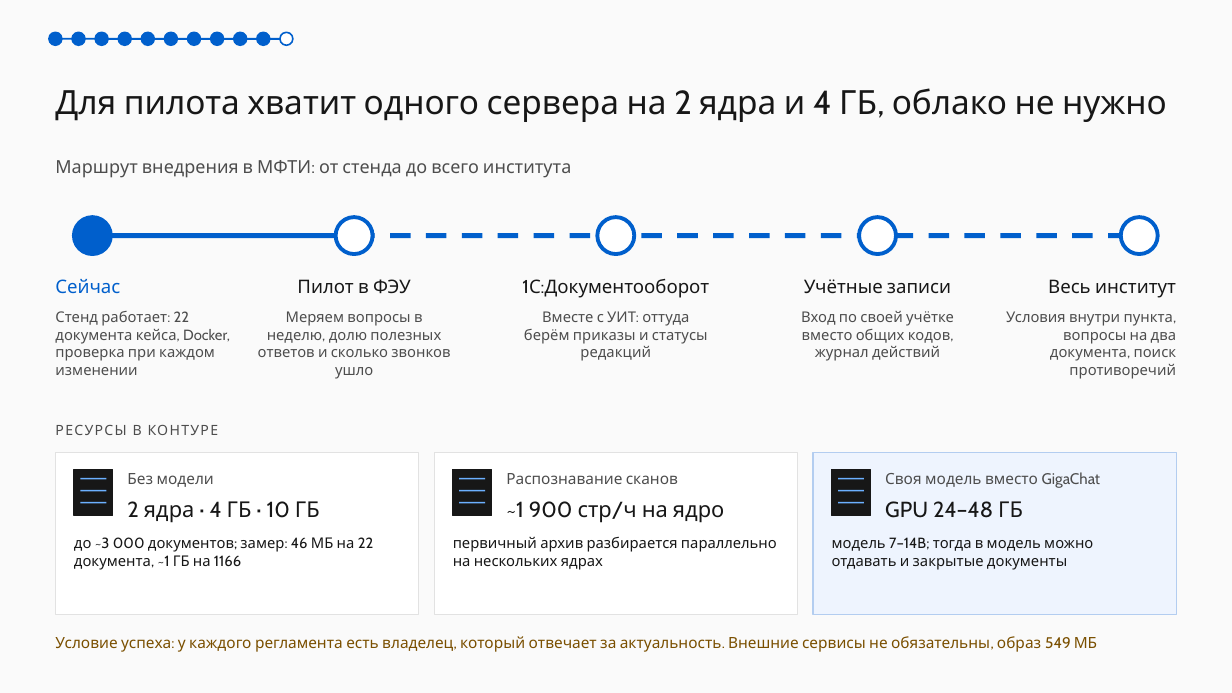
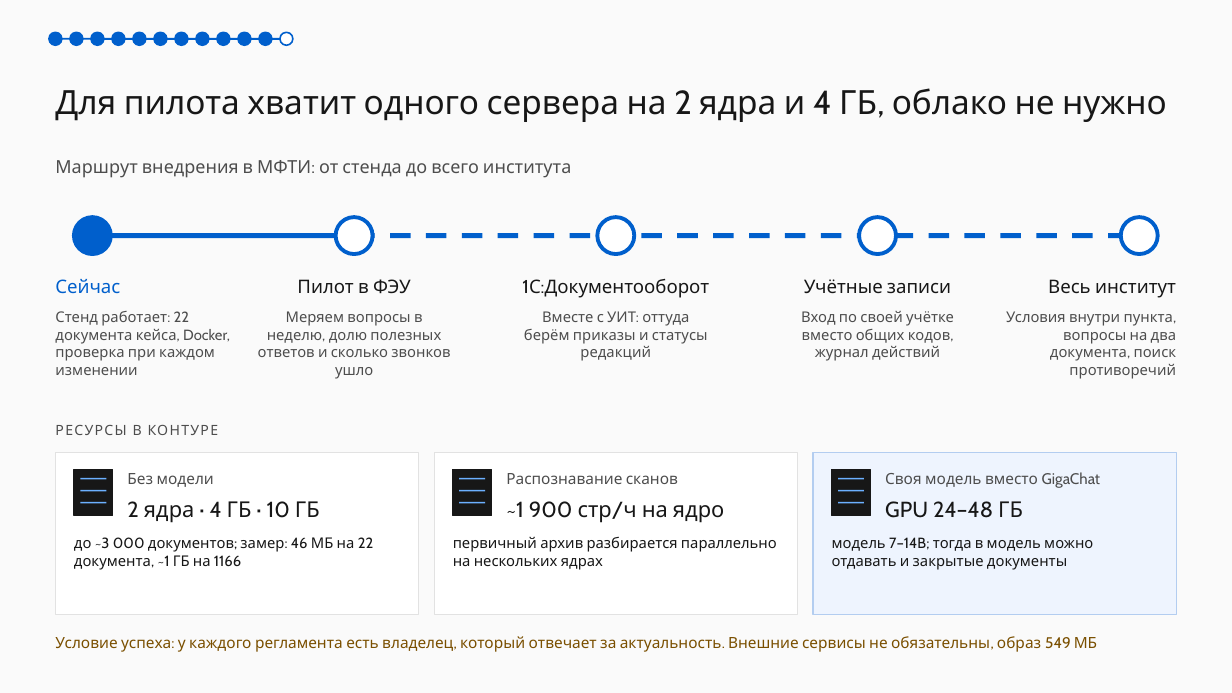
Before and after one commit to alteralto/marshrut, a slide deck: slide 11 of docs/pitch/Маршрут-презентация.pptx (slide 10 before the commit). Drawn at 1232x693 pixels with LibreOffice and Linux fonts; fonts in the diff are those of the drawing. Boxes give left, top, right and bottom in pixels: in the first picture for what was removed or moved away, otherwise in the second. Text is boxed around its words. In the diff, an @@ line names an element or a change of style, - is before the commit and + after.

```diff
--- a/docs/pitch/Маршрут-презентация.pptx
+++ b/docs/pitch/Маршрут-презентация.pptx
@@ ellipse: place and size @@
-ellipse at box(95, 32, 108, 45)
+ellipse at box(91, 32, 104, 45)
@@ ellipse: place and size @@
-ellipse at box(118, 32, 131, 45)
+ellipse at box(112, 32, 125, 45)
@@ ellipse: place and size @@
-ellipse at box(141, 32, 154, 45)
+ellipse at box(133, 32, 146, 45)
@@ ellipse added at box(154, 32, 167, 45), fill #005FCC, outline #005FCC 1.25 pt @@
@@ ellipse: place and size @@
-ellipse at box(165, 32, 177, 45)
+ellipse at box(175, 32, 188, 45)
@@ ellipse: place and size @@
-ellipse at box(188, 32, 201, 45)
+ellipse at box(196, 32, 209, 45)
@@ ellipse: place and size @@
-ellipse at box(211, 32, 224, 45)
+ellipse at box(217, 32, 230, 45)
@@ ellipse: place and size @@
-ellipse at box(234, 32, 247, 45)
+ellipse at box(238, 32, 251, 45)
```
Also in this commit, not shown: 9 other slides changed, 1 slide added, 1 other file.
